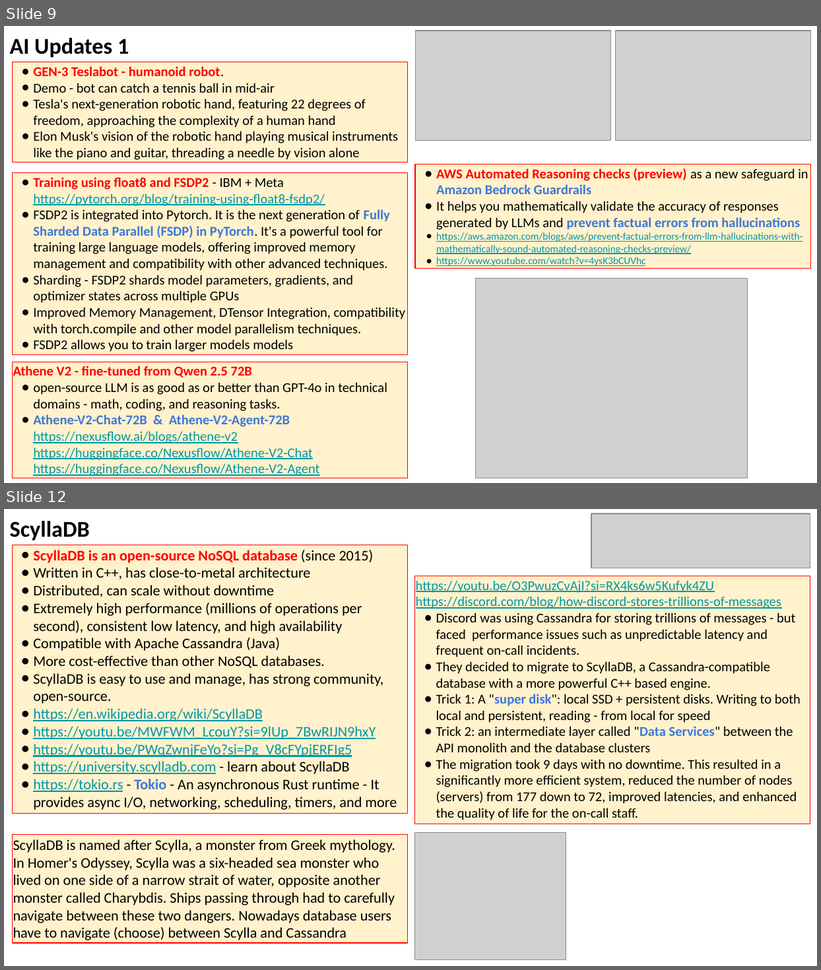
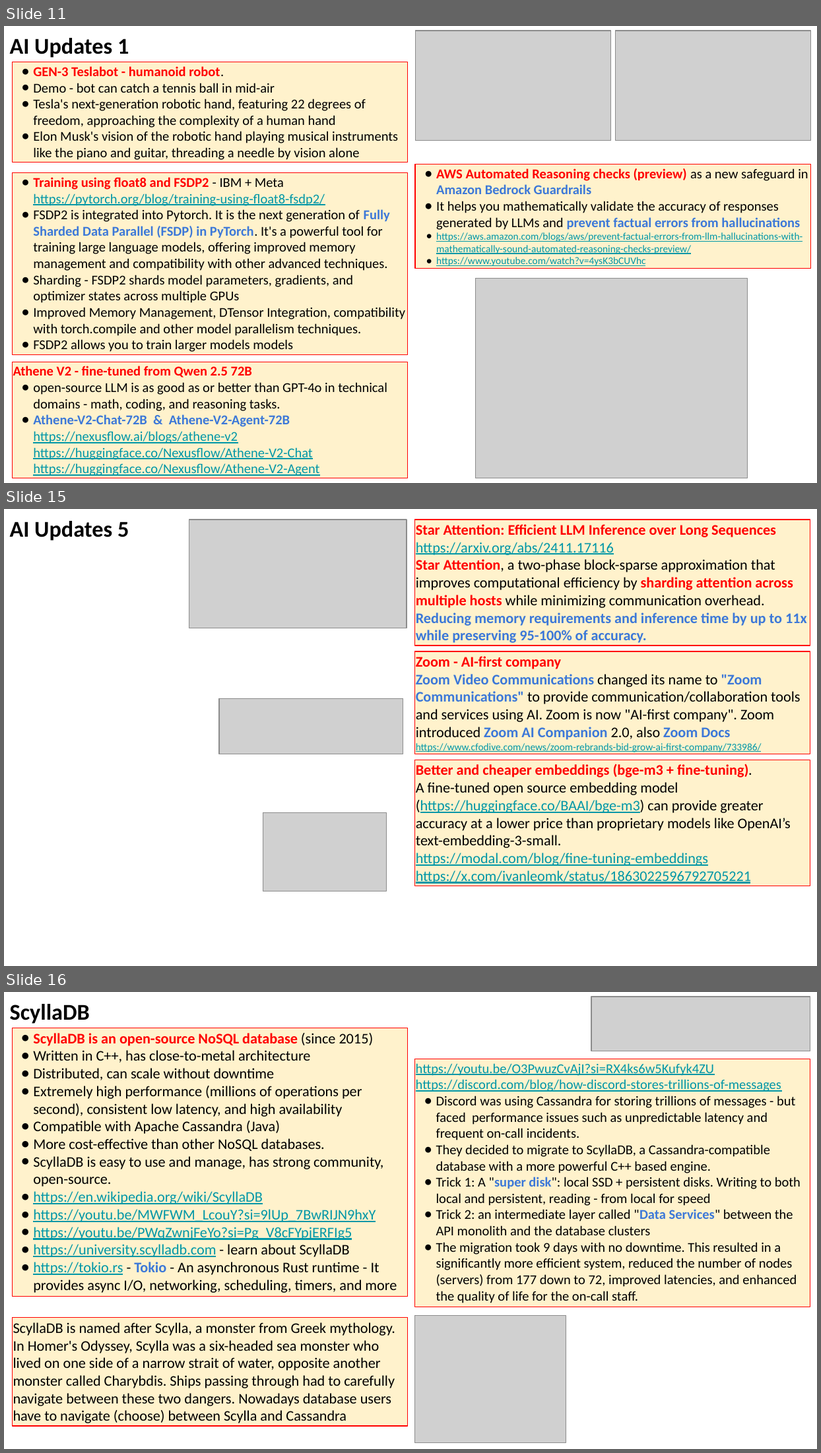
Before and after one commit to lselector/seminar, a slide deck: 2024/2024-12-06-AI-Updates.pptx. Shown one above the other, each under a label of ours: slides 9 and 12 before the commit, slides 11, 15 and 16 after it; the slides between them are not shown. The pictures are 821x970 and 821x1453 pixels, drawn with LibreOffice and Linux fonts; fonts in the diff are those of the drawing; grey boxes stand for pictures. Boxes give left, top, right and bottom in pixels: in the first picture for what was removed or moved away, otherwise in the second. Text is boxed around its words. In the diff, an @@ line names an element or a change of style, - is before the commit and + after.

```diff
--- a/2024/2024-12-06-AI-Updates.pptx
+++ b/2024/2024-12-06-AI-Updates.pptx
@@ slide 15 added at [4,509,817,966], background #FFFFFF @@
@@ text added at [10,521,129,541], 20 pt, text #000000, bold @@
+AI Updates 5
@@ picture added at [189,520,407,628] @@
@@ rectangle added at [415,520,810,646], fill #FFF2CC, outline #FF0000 0.75 pt, 13 pt, text #000000, bold @@
+Star Attention: Efficient LLM Inference over Long Sequences
+https://arxiv.org/abs/2411.17116
+Star Attention, a two-phase block-sparse approximation that improves computational efficiency by sharding attention across multiple hosts while minimizing communication overhead. Reducing memory requirements and inference time by up to 11x while preserving 95-100% of accuracy.
@@ rectangle added at [415,652,810,755], fill #FFF2CC, outline #FF0000 0.75 pt, 13 pt, text #000000 @@
+Zoom - AI-first company
+Zoom Video Communications changed its name to "Zoom Communications" to provide communication/collaboration tools and services using AI. Zoom is now "AI-first company". Zoom introduced Zoom AI Companion 2.0, also Zoom Docs
+https://www.cfodive.com/news/zoom-rebrands-bid-grow-ai-first-company/733986/
@@ picture added at [219,699,403,755] @@
@@ rectangle added at [415,760,810,887], fill #FFF2CC, outline #FF0000 0.75 pt, 13 pt, text #000000 @@
+Better and cheaper embeddings (bge-m3 + fine-tuning).
+A fine-tuned open source embedding model (https://huggingface.co/BAAI/bge-m3) can provide greater accuracy at a lower price than proprietary models like OpenAI’s text-embedding-3-small.
+https://modal.com/blog/fine-tuning-embeddings
+https://x.com/ivanleomk/status/1863022596792705221
@@ picture added at [263,813,386,891] @@
@@ what was slide 9 is now slide 11 @@
@@ what was slide 12 is now slide 16 @@
```
Also in this commit, not shown: 7 slides changed, 3 other slides added.
